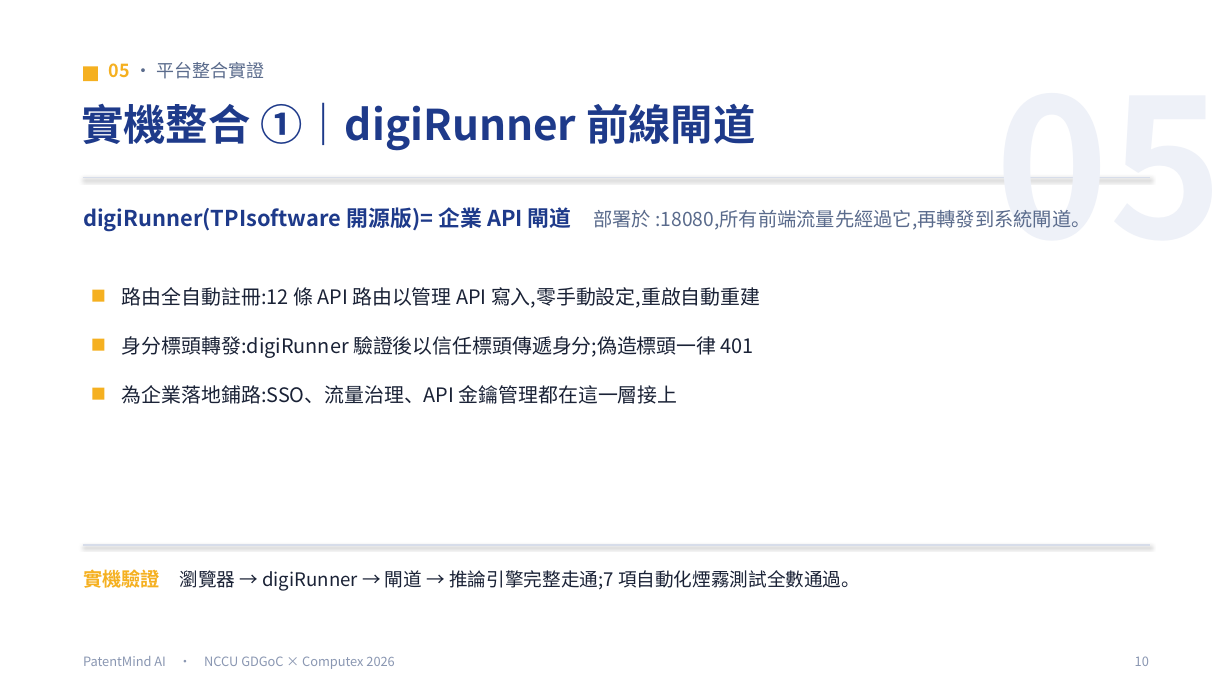
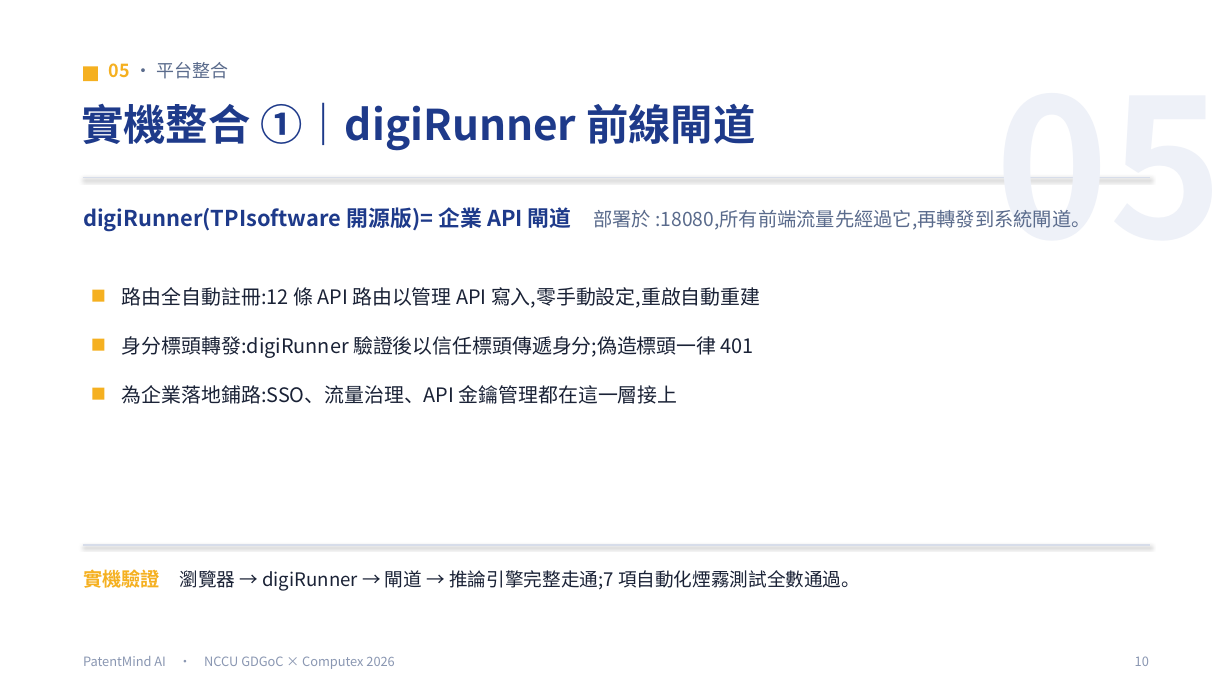
Before and after one commit to Adrian-Kao/shin-lee, a slide deck: slide 11 of presentation/PatentMind_簡報.pptx. Drawn at 1232x693 pixels with LibreOffice and Linux fonts; fonts in the diff are those of the drawing. Boxes give left, top, right and bottom in pixels: in the first picture for what was removed or moved away, otherwise in the second. Text is boxed around its words. In the diff, an @@ line names an element or a change of style, - is before the commit and + after.

```diff
--- a/presentation/PatentMind_簡報.pptx
+++ b/presentation/PatentMind_簡報.pptx
@@ text at bbox=[109, 62, 228, 79]: text changed @@
-05 · 平台整合實證
+05 · 平台整合
```
Also in this commit, not shown: 4 other slides changed, 6 other files.
